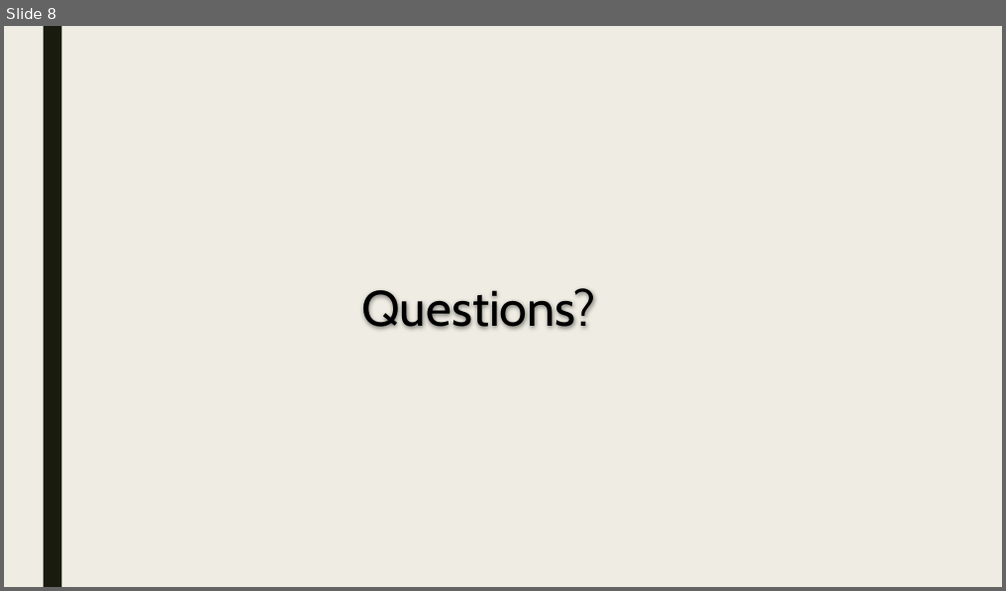
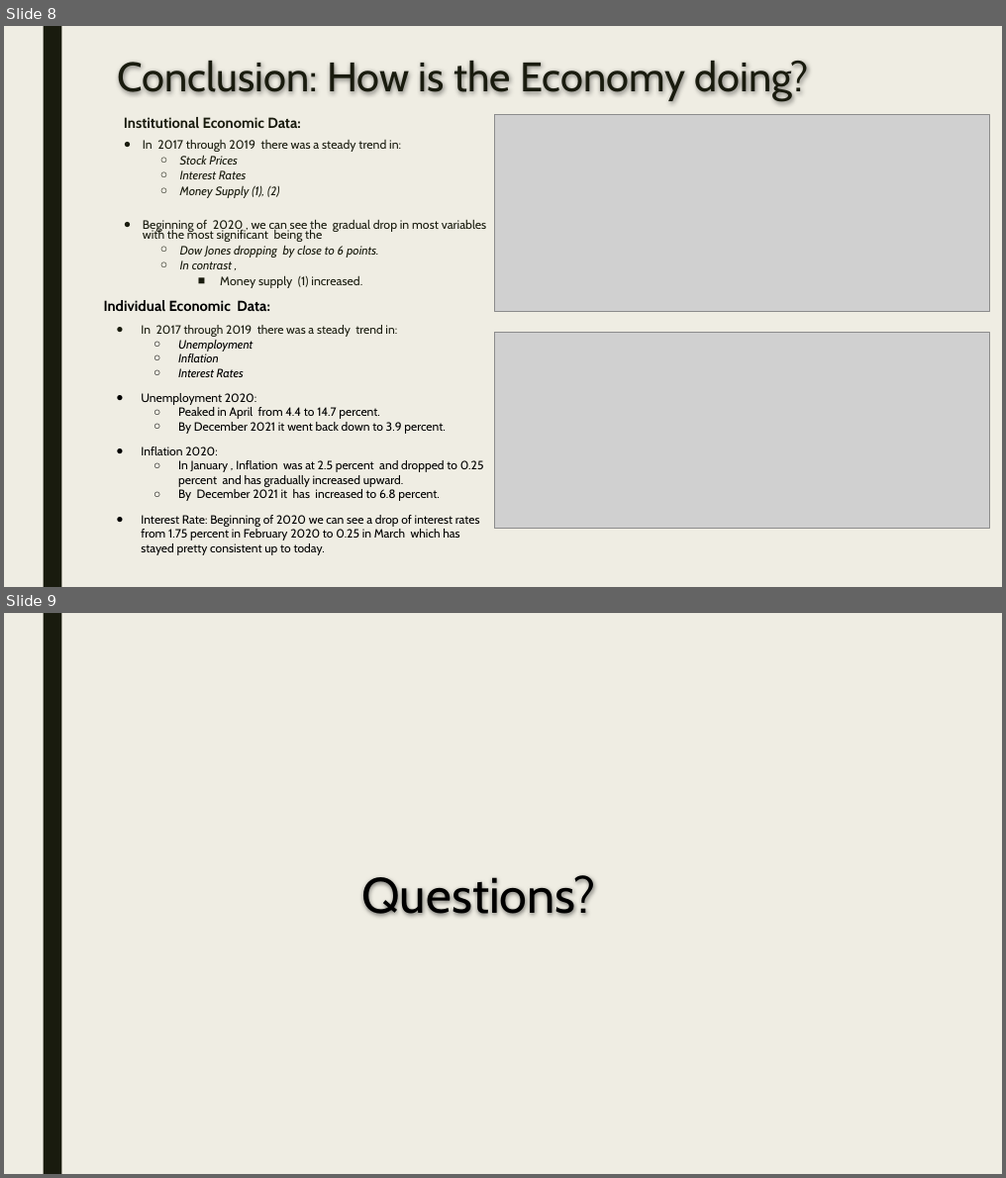
Before and after one commit to tnnixon/project3, a slide deck: Slides_Project3_Group7.pptx. Shown one above the other, each under a label of ours: slide 8 before the commit, slides 8 and 9 after it. The pictures are 1006x591 and 1006x1178 pixels, drawn with LibreOffice and Linux fonts; fonts in the diff are those of the drawing; grey boxes stand for pictures. Boxes give left, top, right and bottom in pixels: in the first picture for what was removed or moved away, otherwise in the second. Text is boxed around its words. In the diff, an @@ line names an element or a change of style, - is before the commit and + after.

```diff
--- a/Slides_Project3_Group7.pptx
+++ b/Slides_Project3_Group7.pptx
@@ slide 8 added at (x1=4, y1=26, x2=1002, y2=587), background #EFEDE3; not listed: 1 template element that a slide beside it also shows @@
@@ title added at (x1=118, y1=61, x2=809, y2=101), 39.6 pt, text #191B0E @@
+Conclusion: How is the Economy doing?
@@ text added at (x1=124, y1=117, x2=487, y2=288), 11.7 pt, text #191B0E @@
+Institutional Economic Data:
+● In 2017 through 2019 there was a steady trend in:
+  ○ Stock Prices
+  ○ Interest Rates
+  ○ Money Supply (1), (2)
+● Beginning of 2020 , we can see the gradual drop in most variables with the most significant being the
+  ○ Dow Jones dropping by close to 6 points.
+  ○ In contrast ,
+    ■ Money supply (1) increased.
@@ picture added at (x1=494, y1=115, x2=989, y2=312) @@
@@ text added at (x1=104, y1=300, x2=484, y2=556), 11.5 pt, text #000000 @@
+Individual Economic Data:
+● In 2017 through 2019 there was a steady trend in:
+  ○ Unemployment
+  ○ Inflation
+  ○ Interest Rates
+● Unemployment 2020:
+  ○ Peaked in April from 4.4 to 14.7 percent.
+  ○ By December 2021 it went back down to 3.9 percent.
+● Inflation 2020:
+  ○ In January , Inflation was at 2.5 percent and dropped to 0.25 percent and has gradually increased upward.
+  ○ By December 2021 it has increased to 6.8 percent.
+● Interest Rate: Beginning of 2020 we can see a drop of interest rates from 1.75 percent in February 2020 to 0.25 in March which has stayed pretty consistent up to today.
@@ picture added at (x1=494, y1=332, x2=989, y2=529) @@
@@ what was slide 8 is now slide 9 @@
```
Also in this commit, not shown: 4 slides changed, 1 other slide added, 1 slide removed, 1 other file.
